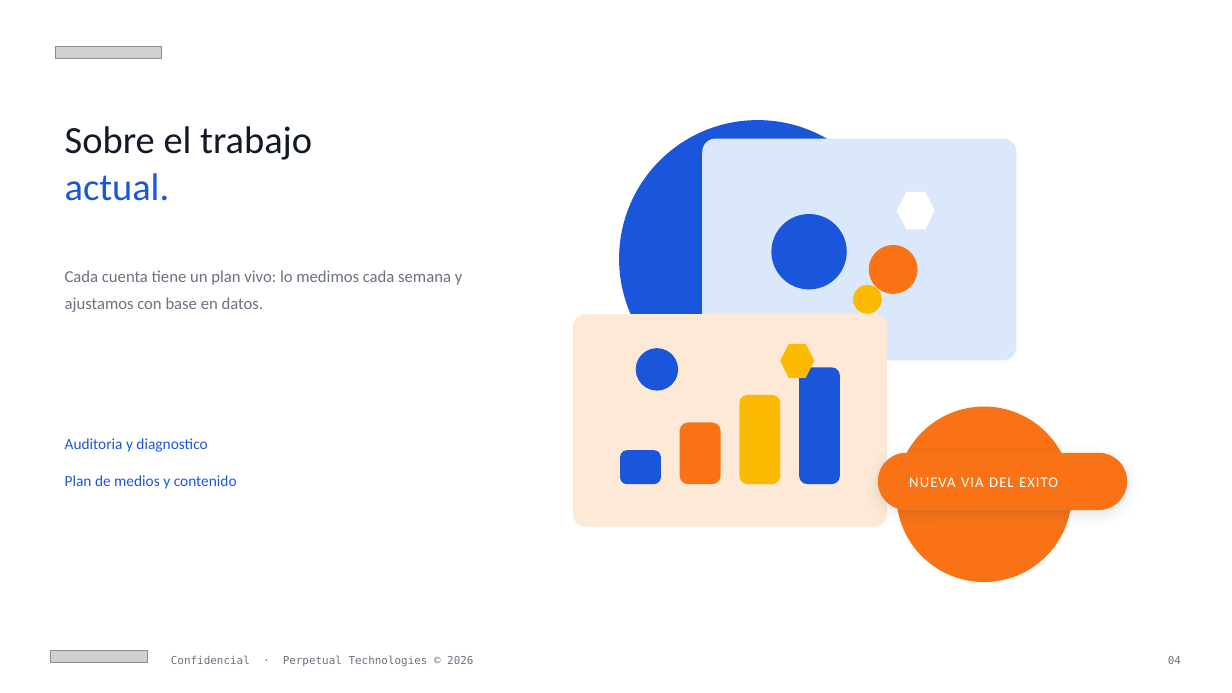
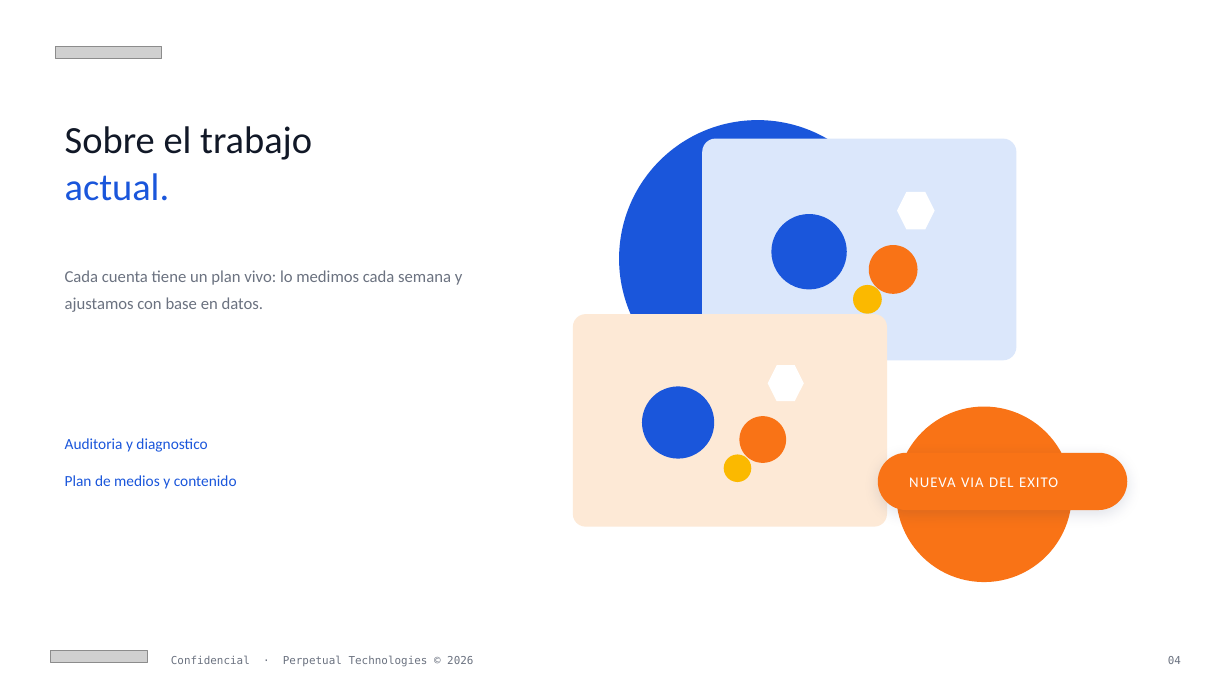
Before and after one commit to hector-perpetual/perpetual-design-system-4, a slide deck: slide 4 of dist/perpetual-marketing-template.pptx. Drawn at 1232x693 pixels with LibreOffice and Linux fonts; fonts in the diff are those of the drawing; grey boxes stand for pictures. Boxes give left, top, right and bottom in pixels: in the first picture for what was removed or moved away, otherwise in the second. Text is boxed around its words. In the diff, an @@ line names an element or a change of style, - is before the commit and + after.

```diff
--- a/dist/perpetual-marketing-template.pptx
+++ b/dist/perpetual-marketing-template.pptx
@@ ellipse: place and size @@
-ellipse at <box>636,348,678,391</box>
+ellipse at <box>642,386,714,458</box>
@@ hexagon: place and size @@
-hexagon at <box>780,344,814,378</box>
+hexagon at <box>768,365,804,401</box>
@@ hexagon at <box>768,365,804,401</box>: fill #FBB900 to #FFFFFF @@
@@ rounded rectangle removed at <box>799,368,840,484</box> @@
@@ rounded rectangle removed at <box>739,395,780,484</box> @@
@@ ellipse added at <box>739,416,787,463</box>, fill #F97316 @@
@@ rounded rectangle removed at <box>680,422,721,484</box> @@
@@ rounded rectangle removed at <box>620,450,661,484</box> @@
@@ ellipse added at <box>724,455,751,482</box>, fill #FBB900 @@
```
Also in this commit, not shown: 2 other slides changed, 3 other files.
